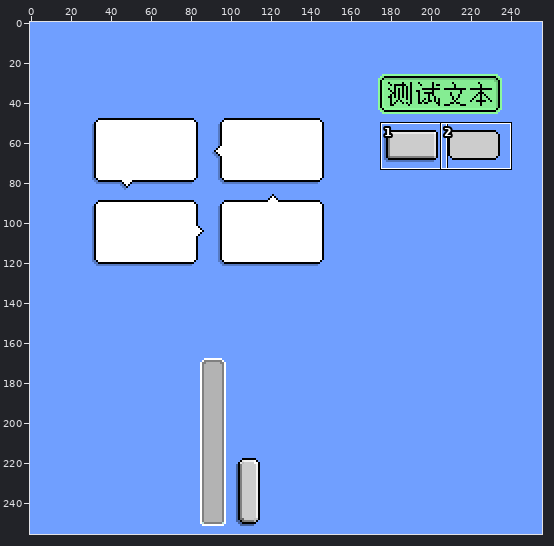
One commit to this pixel-art file: aseprite/test.aseprite. The picture above shows the old version from afar; the outline marks the close-up.
Close-up. Before the commit:
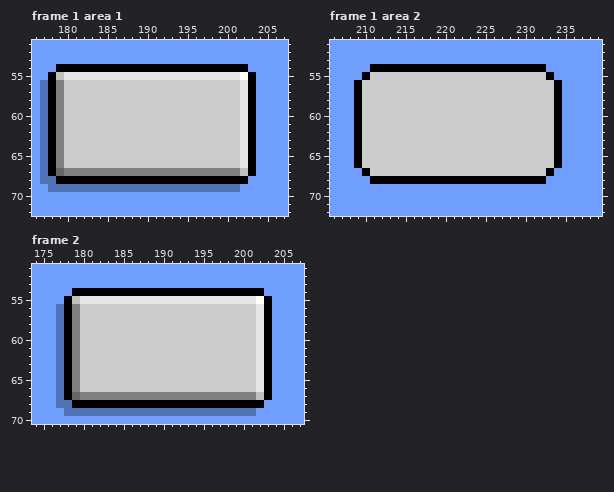
256x256 pixels, 9 frames. Colours within 5 levels of each other are drawn and written as one. Shown: frame 1 area 1: x 176..207, y 51..72; frame 1 area 2: x 206..239, y 51..72; frame 2: x 174..207, y 51..70. The commit also changed other frames or places, which this record leaves out.
The same view after the edit:
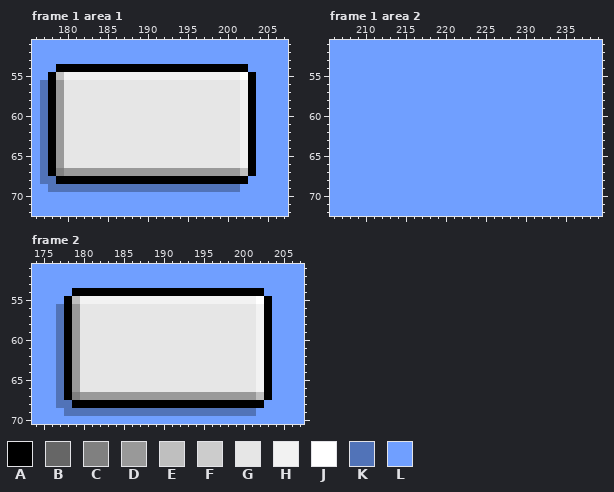
Palette (. is transparent): A #000000  B #666666  C #808080  D #999999  E #bfbfbf  F #cccccc  G #e6e6e6  H #f2f2f2  J #ffffff  K #5173b8  L #709fff
Difference:
layer "Background" added
layer "background" removed
layer "button_2/press" removed
Frame 1 area 1, layers "button/button_1 Copy", "Background":
y 55: x 180..201 GGGGGGGGGGGGGGGGGGGGGG -> HHHHHHHHHHHHHHHHHHHHHH
y 56..66: x 179..202 CFFFFFFFFFFFFFFFFFFFFFFG -> DGGGGGGGGGGGGGGGGGGGGGGH
y 67: x 179..201 BCCCCCCCCCCCCCCCCCCCCCC -> CDDDDDDDDDDDDDDDDDDDDDD
Frame 1 area 2, layer "Background":
y 54: x 211..232 AAAAAAAAAAAAAAAAAAAAAA -> LLLLLLLLLLLLLLLLLLLLLL
y 55: x 210..233 AFFFFFFFFFFFFFFFFFFFFFFA -> LLLLLLLLLLLLLLLLLLLLLLLL
y 56..66: x 209..234 AFFFFFFFFFFFFFFFFFFFFFFFFA -> LLLLLLLLLLLLLLLLLLLLLLLLLL
y 67: x 210..233 AFFFFFFFFFFFFFFFFFFFFFFA -> LLLLLLLLLLLLLLLLLLLLLLLL
y 68: x 211..232 AAAAAAAAAAAAAAAAAAAAAA -> LLLLLLLLLLLLLLLLLLLLLL
Frame 2, layers "button/button_1 Copy", "Background": the same change as frame 1 area 1
Boxes around the changes in both close-ups, in picture pixels (x1, y1, x2, y2):
changed: (56, 72, 248, 176)
changed: (354, 64, 562, 184)
changed: (72, 296, 264, 400)
